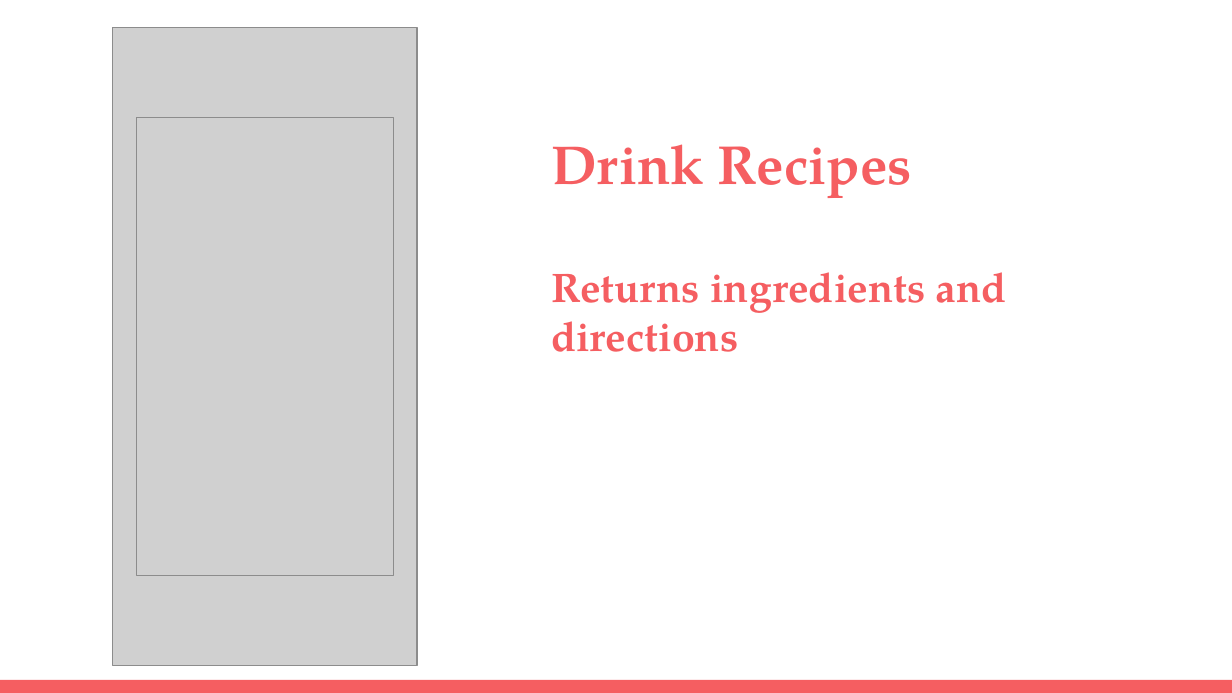
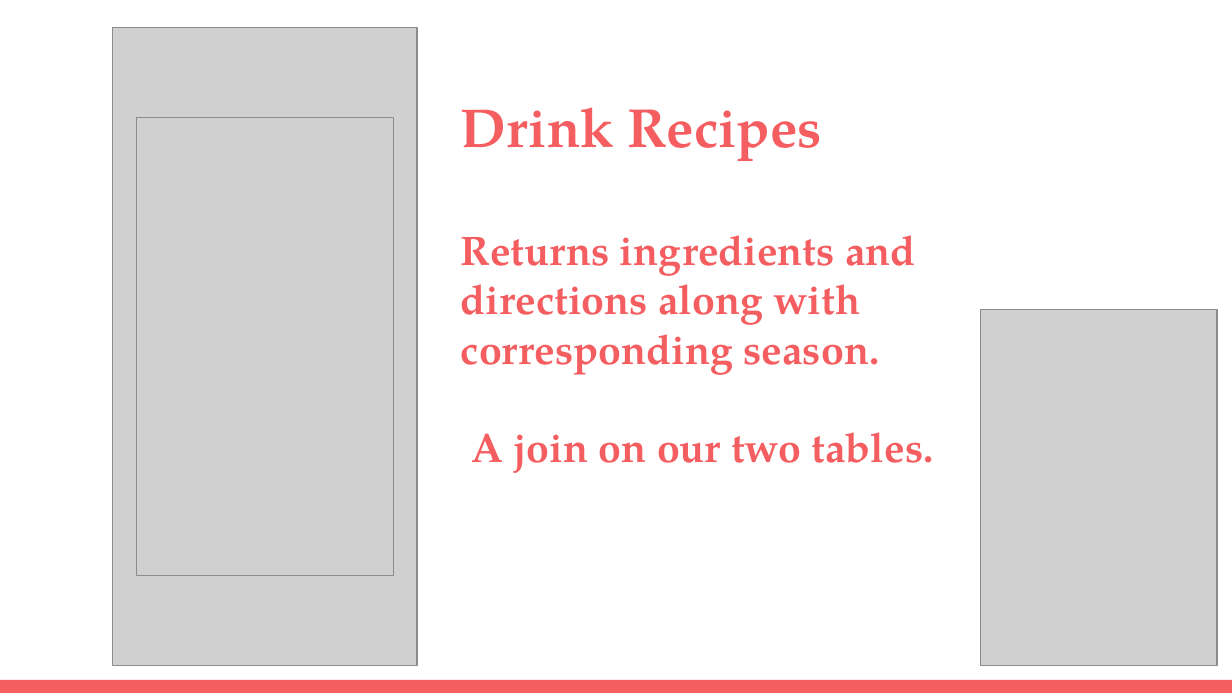
Before and after one commit to michelle-lawrence/ARL_RFE_Application, a slide deck: slide 21 of CS347 Final Project.pptx (slide 14 before the commit). Drawn at 1232x693 pixels with LibreOffice and Linux fonts; fonts in the diff are those of the drawing; grey boxes stand for pictures. Boxes give left, top, right and bottom in pixels: in the first picture for what was removed or moved away, otherwise in the second. Text is boxed around its words. In the diff, an @@ line names an element or a change of style, - is before the commit and + after.

```diff
--- a/CS347 Final Project.pptx
+++ b/CS347 Final Project.pptx
@@ title "Drink Recipes": place and size @@
-title "Drink Recipes" at bbox=[551, 144, 1006, 352]
+title "Drink Recipes" at bbox=[461, 107, 933, 473]
@@ title at bbox=[461, 235, 933, 473]: text changed @@
-Returns ingredients and directions
+Returns ingredients and directions along with corresponding season.
+A join on our two tables.
@@ picture added at bbox=[981, 309, 1217, 665] @@
```
Also in this commit, not shown: 3 other slides changed, 5 slides added.
